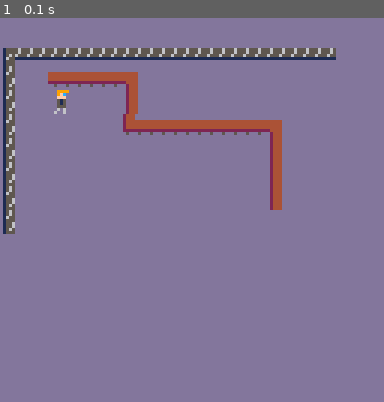
Above: before the commit, frame 1.
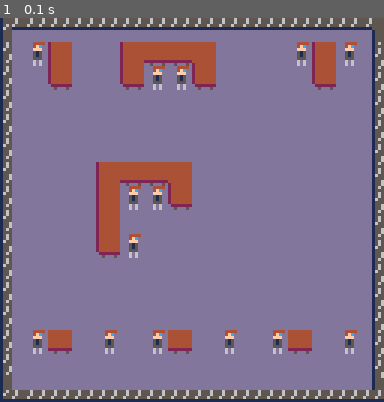
Above: after the commit, the same moment.

Repository: Speedphoenix/Summon-the-Intern
Game: PICO-8 cartridge summonTheIntern.p8
Two runs of this game, one before a commit and one after it. Both use one fixed random seed, a clock stepped at 60 frames per second and the inputs below.
Inputs:
- Up to frame 1 (0.1 s): no input

The runs differ from the first frame. In frame 1, 26% of the frame differs, in the area x 0-100%, y 0-100%.

Commit message:
gfx only

Diff:
--- a/summonTheIntern.p8
+++ b/summonTheIntern.p8
@@ -2,7 +2,7 @@
 version 42
 __lua__
 cls(13)
-map(0, -1)
+map(0, 0)
 
 
 
@@ -59,12 +59,24 @@
 
 
 
+
+__gff__
+0000000000000000000000000000000000000000000000000000000000000000000000000000000000000000000000000000000000000000000000000000000001010100000000000000000000010101010100000000000000000000000100010000000000000000000000000001010100000000000000000000000000000000
+0000000000000000000000000000000000000000000000000000000000000000000000000000000000000000000000000000000000000000000000000000000000000000000000000000000000000000000000000000000000000000000000000000000000000000000000000000000000000000000000000000000000000000
 __map__
-494a4a4a4a4a4a4a4a4a4a4a4a4a000000000000000000000000000000000000000000000000000000000000000000000000000000000000000000000000000000000000000000000000000000000000000000000000000000000000000000000000000000000000000000000000000000000000000000000000000000000000
-5900424242430000000000000000000000000000000000000000000000000000000000000000000000000000000000000000000000000000000000000000000000000000000000000000000000000000000000000000000000000000000000000000000000000000000000000000000000000000000000000000000000000000
-5900050200530000000000000000000000000000000000000000000000000000000000000000000000000000000000000000000000000000000000000000000000000000000000000000000000000000000000000000000000000000000000000000000000000000000000000000000000000000000000000000000000000000
-5900021200614242424242430000000000000000000000000000000000000000000000000000000000000000000000000000000000000000000000000000000000000000000000000000000000000000000000000000000000000000000000000000000000000000000000000000000000000000000000000000000000000000
-5900020000000000000000530000000000000000000000000000000000000000000000000000000000000000000000000000000000000000000000000000000000000000000000000000000000000000000000000000000000000000000000000000000000000000000000000000000000000000000000000000000000000000
-5900001900191900000000530000000000000000000000000000000000000000000000000000000000000000000000000000000000000000000000000000000000000000000000000000000000000000000000000000000000000000000000000000000000000000000000000000000000000000000000000000000000000000
-5900001900000200000000530000000000000000000000000000000000000000000000000000000000000000000000000000000000000000000000000000000000000000000000000000000000000000000000000000000000000000000000000000000000000000000000000000000000000000000000000000000000000000
-5900001900000000001900000000000000000000000000000000000000000000000000000000000000000000000000000000000000000000000000000000000000000000000000000000000000000000000000000000000000000000000000000000000000000000000000000000000000000000000000000000000000000000
+4d4e4e4e4e4e4e4e4e4e4e4e4e4e4e4f00000000000000000000000000000000000000000000000000000000000000000000000000000000000000000000000000000000000000000000000000000000000000000000000000000000000000000000000000000000000000000000000000000000000000000000000000000000
+5d11400000404141420000001140115f00000000000000000000000000000000000000000000000000000000000000000000000000000000000000000000000000000000000000000000000000000000000000000000000000000000000000000000000000000000000000000000000000000000000000000000000000000000
+5d00500000501111500000000050005f00000000000000000000000000000000000000000000000000000000000000000000000000000000000000000000000000000000000000000000000000000000000000000000000000000000000000000000000000000000000000000000000000000000000000000000000000000000
+5d00000000000000000000000000005f00000000000000000000000000000000000000000000000000000000000000000000000000000000000000000000000000000000000000000000000000000000000000000000000000000000000000000000000000000000000000000000000000000000000000000000000000000000
+5d00000000000000000000000000005f00000000000000000000000000000000000000000000000000000000000000000000000000000000000000000000000000000000000000000000000000000000000000000000000000000000000000000000000000000000000000000000000000000000000000000000000000000000
+5d00000000000000000000000000005f00000000000000000000000000000000000000000000000000000000000000000000000000000000000000000000000000000000000000000000000000000000000000000000000000000000000000000000000000000000000000000000000000000000000000000000000000000000
+5d00000040414142000000000000005f00000000000000000000000000000000000000000000000000000000000000000000000000000000000000000000000000000000000000000000000000000000000000000000000000000000000000000000000000000000000000000000000000000000000000000000000000000000
+5d00000040111150000000000000005f00000000000000000000000000000000000000000000000000000000000000000000000000000000000000000000000000000000000000000000000000000000000000000000000000000000000000000000000000000000000000000000000000000000000000000000000000000000
+5d00000040000000000000000000005f00000000000000000000000000000000000000000000000000000000000000000000000000000000000000000000000000000000000000000000000000000000000000000000000000000000000000000000000000000000000000000000000000000000000000000000000000000000
+5d00000050110000000000000000005f00000000000000000000000000000000000000000000000000000000000000000000000000000000000000000000000000000000000000000000000000000000000000000000000000000000000000000000000000000000000000000000000000000000000000000000000000000000
+5d00000000000000000000000000005f00000000000000000000000000000000000000000000000000000000000000000000000000000000000000000000000000000000000000000000000000000000000000000000000000000000000000000000000000000000000000000000000000000000000000000000000000000000
+5d00000000000000000000000000005f00000000000000000000000000000000000000000000000000000000000000000000000000000000000000000000000000000000000000000000000000000000000000000000000000000000000000000000000000000000000000000000000000000000000000000000000000000000
+5d00000000000000000000000000005f00000000000000000000000000000000000000000000000000000000000000000000000000000000000000000000000000000000000000000000000000000000000000000000000000000000000000000000000000000000000000000000000000000000000000000000000000000000
+5d11410011001141001100114100115f00000000000000000000000000000000000000000000000000000000000000000000000000000000000000000000000000000000000000000000000000000000000000000000000000000000000000000000000000000000000000000000000000000000000000000000000000000000
+5d00000000000000000000000000005f00000000000000000000000000000000000000000000000000000000000000000000000000000000000000000000000000000000000000000000000000000000000000000000000000000000000000000000000000000000000000000000000000000000000000000000000000000000
+6d6e6e6e6e6e6e6e6e6e6e6e6e6e6e6f00000000000000000000000000000000000000000000000000000000000000000000000000000000000000000000000000000000000000000000000000000000000000000000000000000000000000000000000000000000000000000000000000000000000000000000000000000000
Not shown, changed: 48 lines of the sprite sheet (__gfx__) section of summonTheIntern.p8
